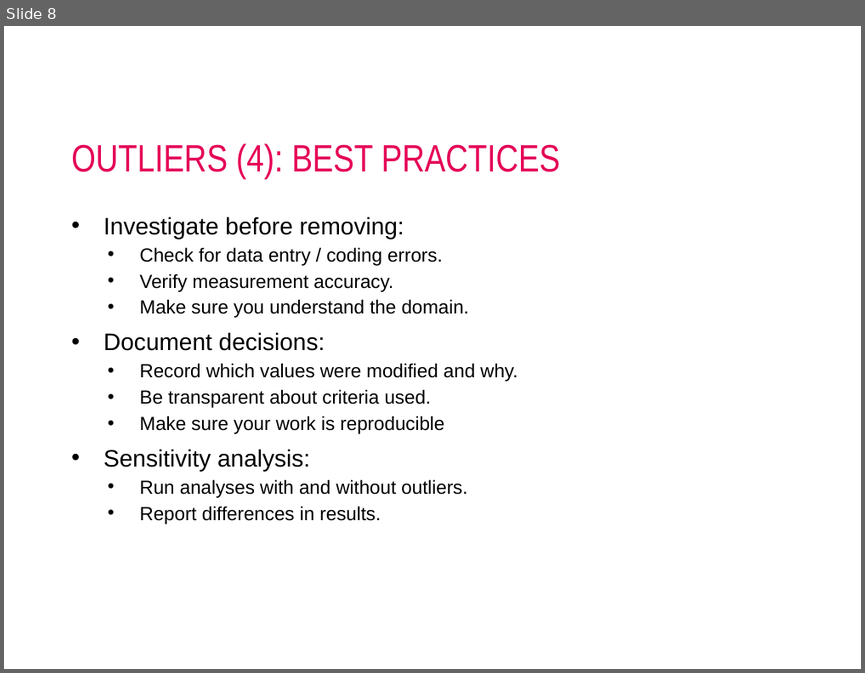
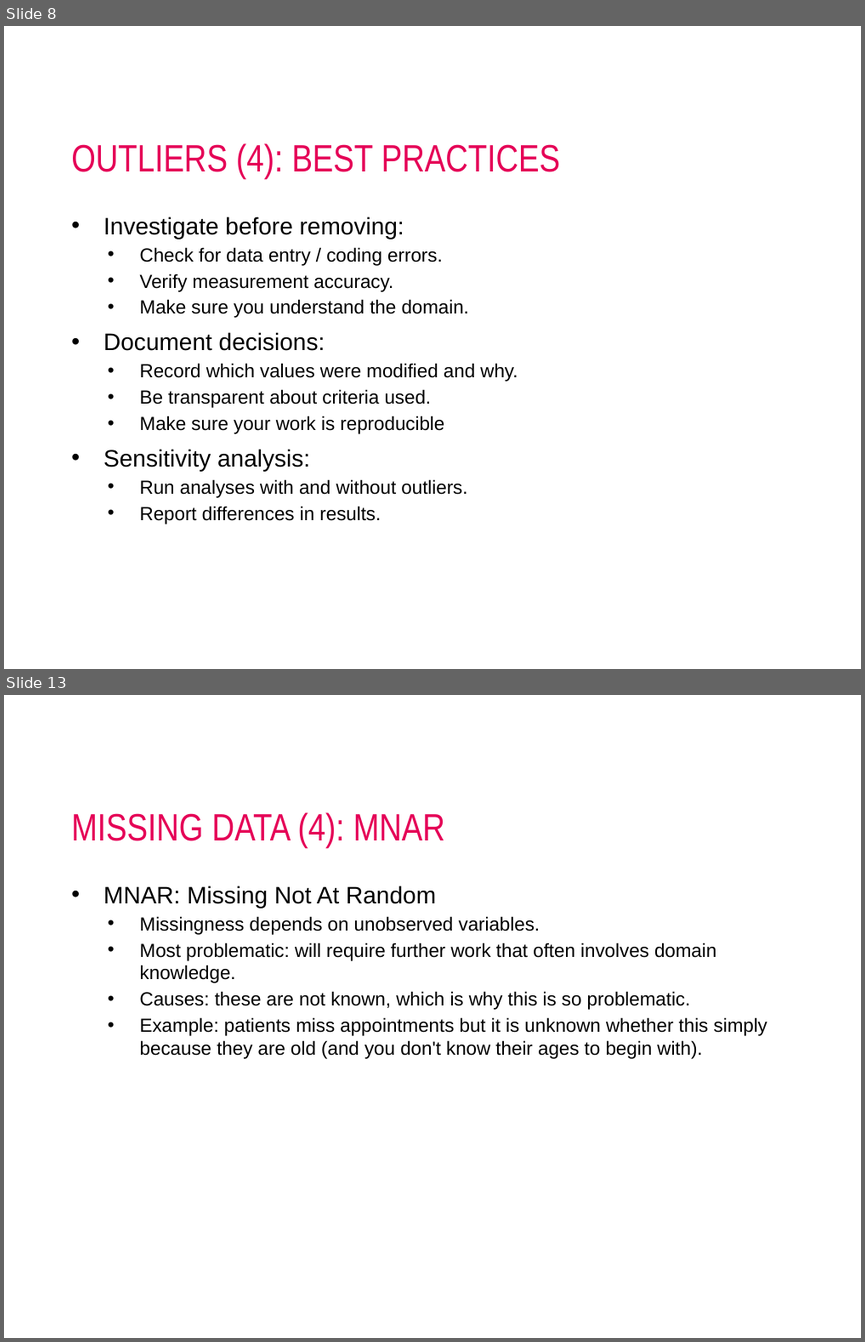
Before and after one commit to AIM-MADS-DATEXP/lesson-outliers-missing-data-erroneous-data, a slide deck: lesson-outliers.pptx. Shown one above the other, each under a label of ours: slide 8 before the commit, slides 8 and 13 after it; the slides between them are not shown. The pictures are 865x673 and 865x1342 pixels, drawn with LibreOffice and Linux fonts; fonts in the diff are those of the drawing; background and template pictures are left out. Boxes give left, top, right and bottom in pixels: in the first picture for what was removed or moved away, otherwise in the second. Text is boxed around its words. In the diff, an @@ line names an element or a change of style, - is before the commit and + after.

```diff
--- a/lesson-outliers.pptx
+++ b/lesson-outliers.pptx
@@ slide 13 added at (4, 695, 861, 1338), background #FFFFFF @@
@@ title added at (71, 812, 445, 848), 32 pt, text #E50056 @@
+MISSING DATA (4): MNAR
@@ text added at (103, 885, 767, 1059), 16 pt, text #000000 @@
+• MNAR: Missing Not At Random
+  • Missingness depends on unobserved variables.
+  • Most problematic: will require further work that often involves domain knowledge.
+  • Causes: these are not known, which is why this is so problematic.
+  • Example: patients miss appointments but it is unknown whether this simply because they are old (and you don't know their ages to begin with).
```
Also in this commit, not shown: 9 other slides added, 3 slides removed.
